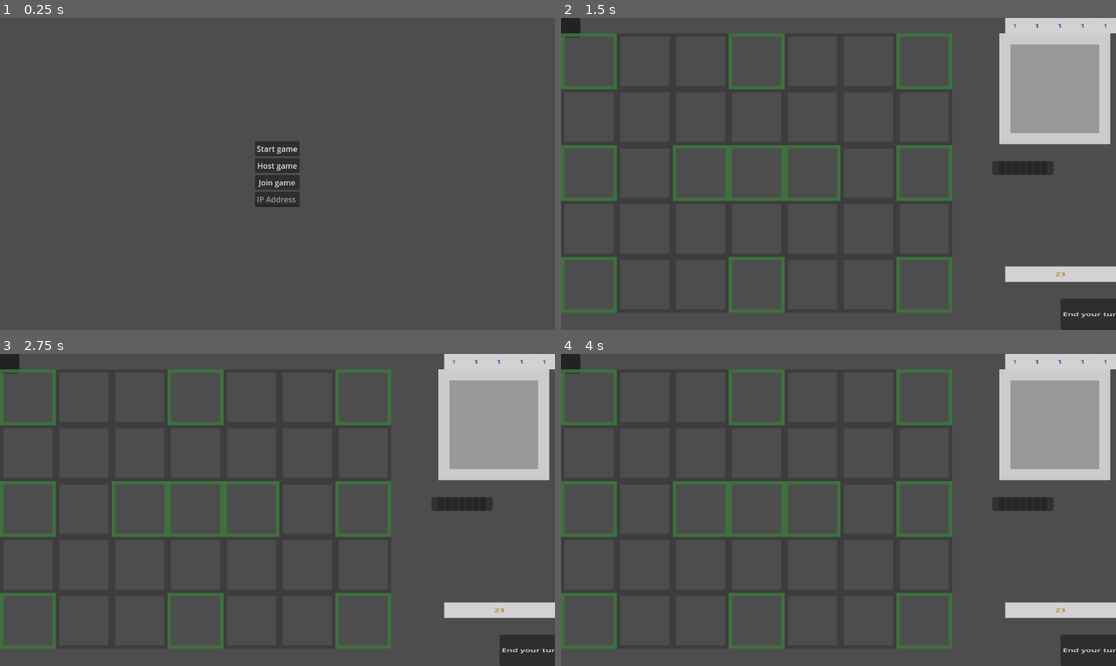
Above: before the commit, frames 1-4 (two rows, left to right).
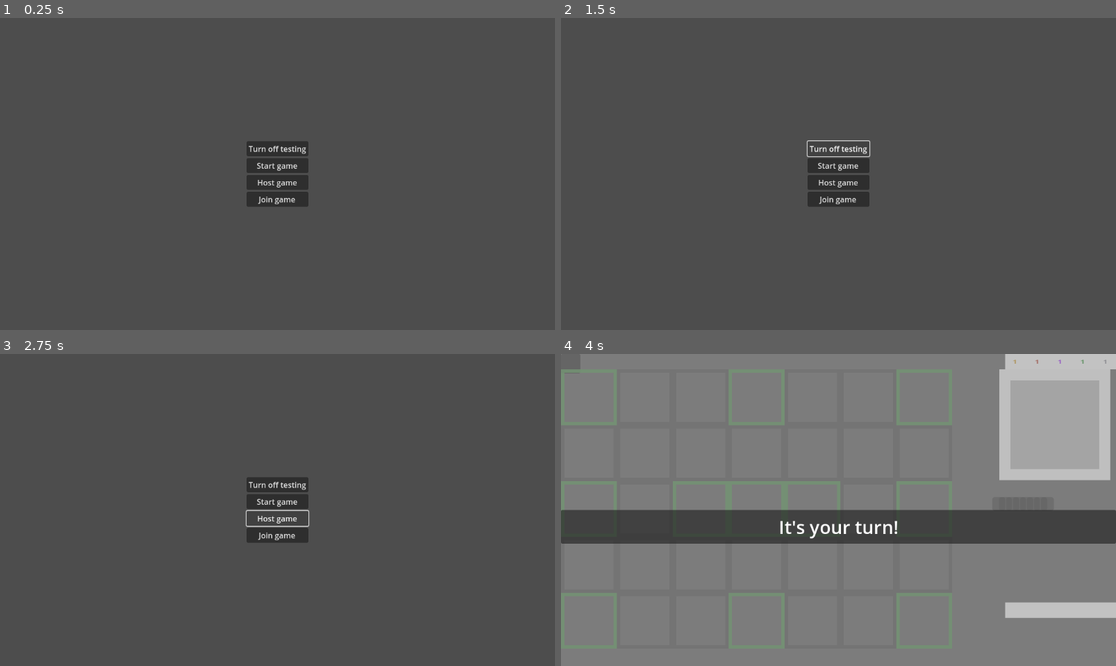
Above: after the commit, the same moments.

Repository: EVKoene/fiber
Game: Godot game, scene res://MainMenu.tscn
Two runs of this game, one before a commit and one after it. Both use one fixed random seed, a clock stepped at 60 frames per second and the inputs below.
Inputs (mouse positions are in pixels of both pictures, inside the frame that each line leads up to):
- Up to frame 1 (0.25 s): no input
- Up to frame 2 (1.5 s): click (838, 149) at 0.5 s, where only the run after the commit has a clickable "Turn off testing"; click (838, 139) at 1.25 s, where only the run after the commit has a clickable "Turn on testing"
- Up to frame 3 (2.75 s): click (277, 519) at 2 s, where only the run after the commit has a clickable "Host game"
- Up to frame 4 (4 s): click (838, 534) at 2.75 s, where only the run after the commit has a clickable "Join game"; click (838, 500) at 3.5 s, where only the run after the commit has a clickable "Start game"

The runs differ from the first frame. In frame 1, 0.9% of the frame differs, in the area x 44-56%, y 39-61%; in frame 2, 16%; in frame 3, 16%; in frame 4, 81%, in the area x 0-100%, y 0-100%.
Error before the commit: Invalid access to property or key '0' on a base object of type 'Dictionary'. (res://map/BattleMap.gd:58)
Error after the commit: Attempt to call function 'compress' in base 'null instance' on a null instance. (res://MainMenu.gd:110)

Commit message:
Add testing to main menu

Diff:
--- a/MainMenu.gd
+++ b/MainMenu.gd
@@ -3,7 +3,6 @@
 @export var address := "127.0.0.1"
 @export var port = 8910
 var peer
-var testing := true
 
 func _ready():
 	multiplayer.peer_connected.connect(peer_connected)
@@ -31,7 +30,7 @@
 func connected_to_server() -> void:
 	print("Connected to server!")
 	var deck: Dictionary
-	if testing:
+	if GameManager.testing:
 		deck = DeckCollection.player_testing_deck
 	else:
 		deck = DeckCollection.animal_deck
@@ -88,7 +87,7 @@
 	multiplayer.set_multiplayer_peer(peer)
 	print("Waiting for players")
 	var deck: Dictionary
-	if testing:
+	if GameManager.testing:
 		deck = DeckCollection.player_testing_deck
 	else:
 		deck = DeckCollection.animal_deck
@@ -102,10 +101,21 @@
 
 func _on_join_pressed():
 	peer = ENetMultiplayerPeer.new()
-	if testing:
+	if GameManager.testing:
 		peer.create_client(address, port)
 	else:
 		peer.create_client($CenterContainer/VBoxContainer/IPAddress.text, port)
 
 	multiplayer.set_multiplayer_peer(peer)
 	peer.get_host().compress(ENetConnection.COMPRESS_RANGE_CODER)
+
+
+func _on_testing_button_pressed():
+	if GameManager.testing:
+		$CenterContainer/VBoxContainer/TestingButton.text = "Turn on testing"
+		GameManager.testing = false
+		$CenterContainer/VBoxContainer/IPAddress.show()
+	else:
+		$CenterContainer/VBoxContainer/TestingButton.text = "Turn off testing"
+		GameManager.testing = true
+		$CenterContainer/VBoxContainer/IPAddress.hide()
--- a/MainMenu.tscn
+++ b/MainMenu.tscn
@@ -25,6 +25,10 @@
 [node name="VBoxContainer" type="VBoxContainer" parent="CenterContainer"]
 layout_mode = 2
 
+[node name="TestingButton" type="Button" parent="CenterContainer/VBoxContainer"]
+layout_mode = 2
+text = "Turn off testing"
+
 [node name="Start" type="Button" parent="CenterContainer/VBoxContainer"]
 layout_mode = 2
 text = "Start game"
@@ -38,9 +42,11 @@
 text = "Join game"
 
 [node name="IPAddress" type="LineEdit" parent="CenterContainer/VBoxContainer"]
+visible = false
 layout_mode = 2
 placeholder_text = "IP Address"
 
+[connection signal="pressed" from="CenterContainer/VBoxContainer/TestingButton" to="." method="_on_testing_button_pressed"]
 [connection signal="pressed" from="CenterContainer/VBoxContainer/Start" to="." method="_on_start_pressed"]
 [connection signal="pressed" from="CenterContainer/VBoxContainer/Host" to="." method="_on_host_pressed"]
 [connection signal="pressed" from="CenterContainer/VBoxContainer/Join" to="." method="_on_join_pressed"]
--- a/manager/GameManager.gd
+++ b/manager/GameManager.gd
@@ -1,6 +1,7 @@
 extends Node
 
 var version := "0.0.1"
+var testing := true
 var p1_id: int
 var p2_id: int
 var players := {}
--- a/map/PlaySpace.gd
+++ b/map/PlaySpace.gd
@@ -207,7 +207,8 @@
 	var h_index: int = data.hand_index
 	match data.card_type:
 		Collections.card_types.UNIT:
-			GameManager.resources[data.card_owner_id].pay_costs(data.costs)
+			if !GameManager.testing:
+				GameManager.resources[data.card_owner_id].pay_costs(data.costs)
 			for p_id in [GameManager.p1_id, GameManager.p2_id]:
 				MultiPlayerManager.play_unit.rpc_id(
 					p_id, data.card_index, data.card_owner_id, column, row
--- a/player/Resources.gd
+++ b/player/Resources.gd
@@ -20,6 +20,8 @@
 
 
 func can_pay_costs(costs: Costs) -> bool:
+	if GameManager.testing:
+		return true
 	if gold_needed(costs) <= gold:
 		return true
 	else:
@@ -27,6 +29,9 @@
 
 
 func pay_costs(costs: Costs) -> void:
+	if GameManager.testing:
+		return
+
 	gold -= gold_needed(costs)
 	for faction in Collections.all_factions:
 		if get_resources()[faction] > costs.get_costs()[faction]:
